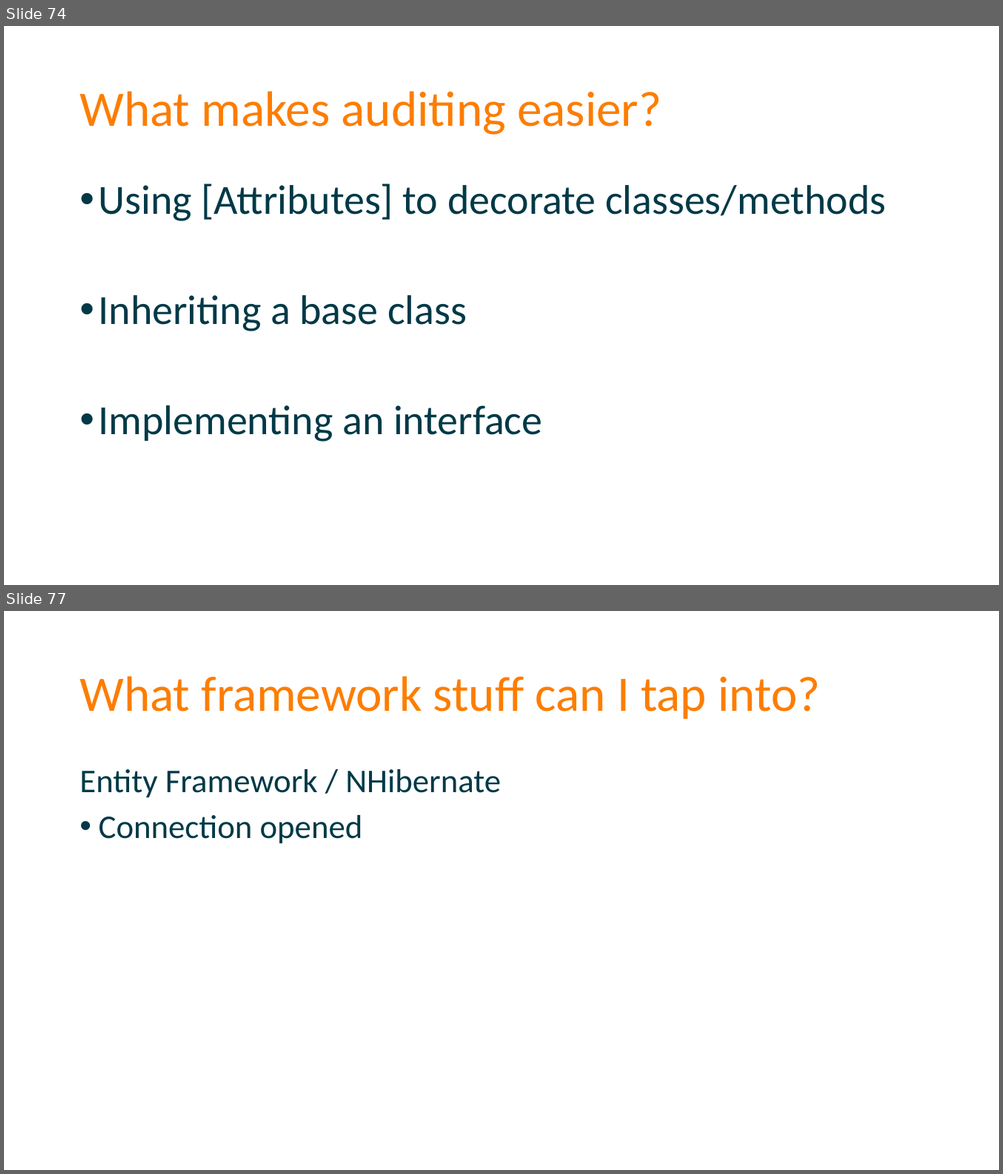
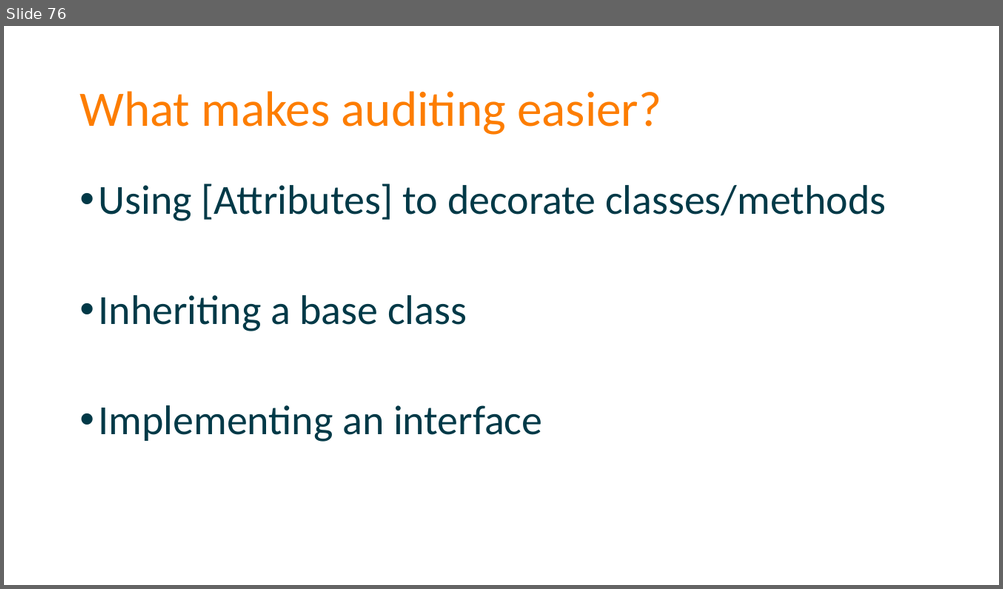
Before and after one commit to spetryjohnson/Talk---Dont-Write-Secure-Code-Design-Secure-Systems, a slide deck: Secure Systems - CodeMash 2017.pptx. Shown one above the other, each under a label of ours: slides 74 and 77 before the commit, slide 76 after it; the slides between them are not shown. The pictures are 1003x1174 and 1003x589 pixels, drawn with LibreOffice and Linux fonts; fonts in the diff are those of the drawing. Boxes give left, top, right and bottom in pixels: in the first picture for what was removed or moved away, otherwise in the second. Text is boxed around its words. In the diff, an @@ line names an element or a change of style, - is before the commit and + after.

```diff
--- a/Secure Systems - CodeMash 2017.pptx
+++ b/Secure Systems - CodeMash 2017.pptx
@@ slide 77 removed at [4, 611, 999, 1170], background #FFFFFF @@
@@ title removed at [79, 676, 819, 719] @@
-What framework stuff can I tap into?
@@ text removed at [79, 769, 501, 844] @@
-Entity Framework / NHibernate
-• Connection opened
@@ what was slide 74 is now slide 76 @@
```
Also in this commit, not shown: 6 slides changed, 4 slides added, 4 other slides removed, 3 other files.
